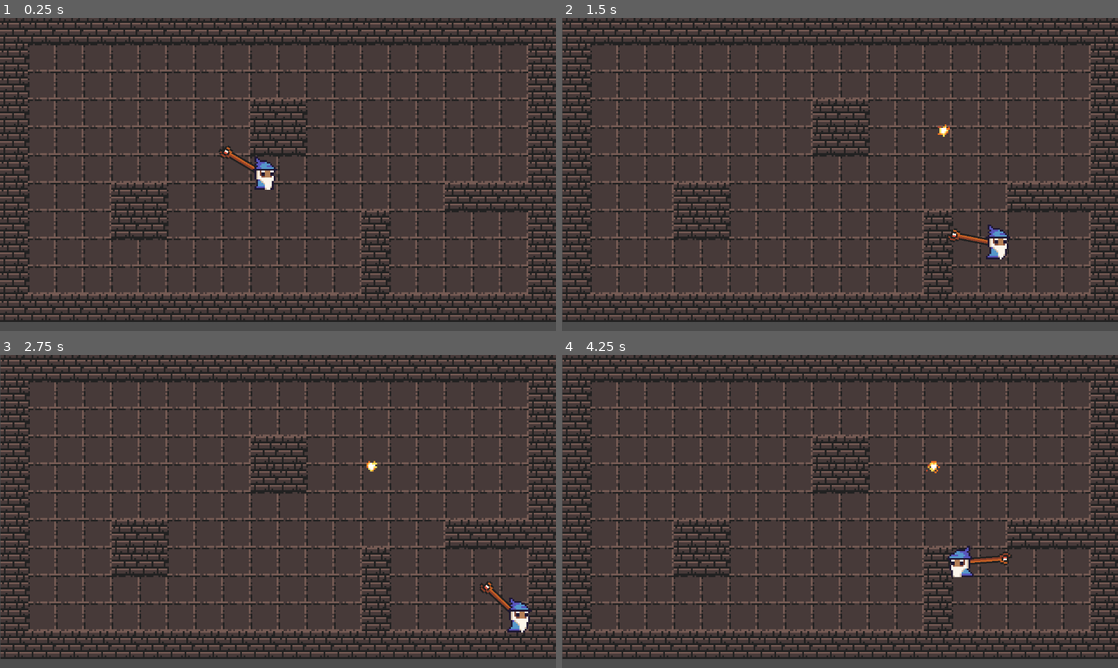
Above: before the commit, frames 1-4 (two rows, left to right).
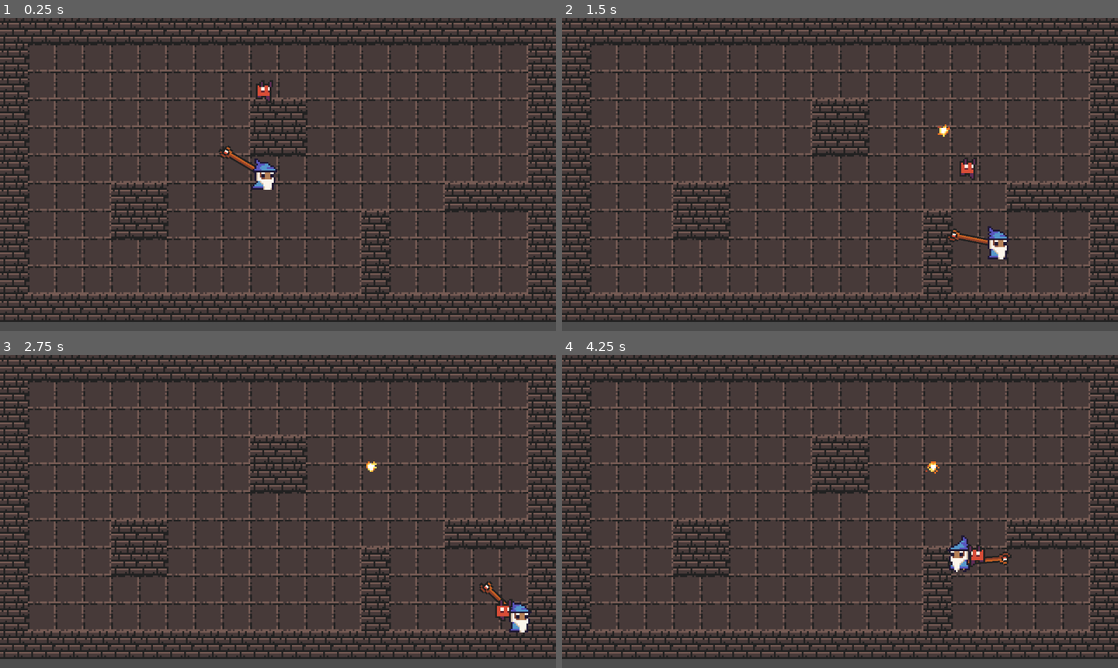
Above: after the commit, the same moments.

Repository: dsaltares/gmtk-2019
Game: Godot game, scene res://Playground.tscn
Same seed, same stepped clock (60 frames per second), same inputs: the game is played once before the commit and once after it.
Inputs (mouse positions are in pixels of both pictures, inside the frame that each line leads up to):
- Up to frame 1 (0.25 s): no input
- Up to frame 2 (1.5 s): move the mouse to (962, 158) at 0.52 s; hold Right (move_right) 0.53-1.28 s; click (962, 158) at 0.6 s; move the mouse to (728, 190) at 1.27 s; hold Down (move_down) from 1.28 s (still down); click (728, 190) at 1.35 s
- Up to frame 3 (2.75 s): move the mouse to (333, 442) at 2.02 s; release Down (move_down) at 2.03 s; hold Right (move_right) from 2.03 s (still down); click (333, 442) at 2.1 s
- Up to frame 4 (4.25 s): move the mouse to (812, 574) at 2.77 s; release Right (move_right) at 2.78 s; hold Up (move_up) 2.78-3.53 s; click (812, 574) at 2.85 s; move the mouse to (1006, 558) at 3.52 s; hold Left (move_left) from 3.53 s (still down); click (1006, 558) at 3.6 s

The runs differ from the first frame. In frame 1, 0.3% of the frame differs, in the area x 45-50%, y 19-55%; in frame 2, 4.3%; in frame 3, 4.3%; in frame 4, 4.5%, in the area x 0-100%, y 0-98%.

Commit message:
add enemy with seeking behaviour

Diff:
--- /dev/null
+++ b/game/Enemy.gd
@@ -0,0 +1,60 @@
+extends KinematicBody2D
+
+const MAX_SPEED = 150
+const TIME_TO_MAX_SPEED = 0.2
+const TIME_TO_HALT = 0.1
+
+onready var ACCELERATION = MAX_SPEED / TIME_TO_MAX_SPEED
+onready var DECELERATION = -MAX_SPEED / TIME_TO_HALT
+
+onready var sprite = $AnimatedSprite
+
+var velocity = Vector2(0, 0)
+var last_horizontal_dir = 0
+var target_position = Vector2(0, 0)
+
+func _ready():
+	$DirectionTimer.start()
+
+func _physics_process(delta):
+	update_movement(delta)
+	update_animation()
+
+func update_movement(delta):
+	var move_dir = Vector2(
+		target_position.x - position.x,
+		target_position.y - position.y
+	)
+
+	var distance_to_target = move_dir.length_squared()
+
+	if position.distance_squared_to(target_position) > 100:
+		var path = $Navigation2D.get_simple_path(global_position, target_position)
+		move_dir = move_dir.normalized()
+
+		var speed = velocity.length()
+		if move_dir.length_squared() > 0:
+			speed = min(speed + ACCELERATION * delta, MAX_SPEED)
+			velocity = move_dir * speed
+		else:
+			speed = max(speed + DECELERATION * delta, 0)
+			velocity = velocity.normalized() * speed
+
+		if velocity.x != 0:
+			last_horizontal_dir = sign(velocity.x)
+
+		sprite.flip_h = last_horizontal_dir < 0
+		move_and_slide(velocity)
+
+func update_animation():
+	var animation = null
+	if velocity.length_squared() > 0:
+		animation = 'run'
+	else:
+		animation = 'idle'
+
+	if animation != sprite.animation and animation != null:
+		sprite.animation = animation
+
+func _on_player_moved(player_position):
+	target_position = player_position
--- /dev/null
+++ b/game/Enemy.tscn
@@ -0,0 +1,52 @@
+[gd_scene load_steps=12 format=2]
+
+[ext_resource path="res://Enemy.gd" type="Script" id=1]
+[ext_resource path="res://imp/imp_idle_anim_f0.png" type="Texture" id=2]
+[ext_resource path="res://imp/imp_idle_anim_f1.png" type="Texture" id=3]
+[ext_resource path="res://imp/imp_idle_anim_f2.png" type="Texture" id=4]
+[ext_resource path="res://imp/imp_idle_anim_f3.png" type="Texture" id=5]
+[ext_resource path="res://imp/imp_run_anim_f0.png" type="Texture" id=6]
+[ext_resource path="res://imp/imp_run_anim_f1.png" type="Texture" id=7]
+[ext_resource path="res://imp/imp_run_anim_f2.png" type="Texture" id=8]
+[ext_resource path="res://imp/imp_run_anim_f3.png" type="Texture" id=9]
+
+[sub_resource type="SpriteFrames" id=1]
+animations = [ {
+"frames": [ ExtResource( 2 ), ExtResource( 3 ), ExtResource( 4 ), ExtResource( 5 ) ],
+"loop": true,
+"name": "idle",
+"speed": 4.0
+}, {
+"frames": [ ExtResource( 6 ), ExtResource( 7 ), ExtResource( 8 ), ExtResource( 9 ) ],
+"loop": true,
+"name": "run",
+"speed": 10.0
+}, {
+"frames": [ ExtResource( 2 ) ],
+"loop": true,
+"name": "hit",
+"speed": 5.0
+} ]
+
+[sub_resource type="RectangleShape2D" id=2]
+extents = Vector2( 3.56351, 4.79846 )
+
+[node name="Enemy" type="KinematicBody2D"]
+collision_mask = 22
+script = ExtResource( 1 )
+
+[node name="AnimatedSprite" type="AnimatedSprite" parent="."]
+position = Vector2( -0.184418, -5.16351 )
+frames = SubResource( 1 )
+animation = "run"
+playing = true
+
+[node name="CollisionShape2D" type="CollisionShape2D" parent="."]
+position = Vector2( 0.507599, -3.91588 )
+shape = SubResource( 2 )
+
+[node name="DirectionTimer" type="Timer" parent="."]
+wait_time = 0.5
+
+[node name="Navigation2D" type="Navigation2D" parent="."]
+[connection signal="timeout" from="DirectionTimer" to="." method="_on_DirectionTimer_timeout"]
--- a/game/Player.gd
+++ b/game/Player.gd
@@ -1,6 +1,8 @@
+
 extends KinematicBody2D
 
 signal camera_shake_requested
+signal position_changed
 
 const MAX_SPEED = 200
 const TIME_TO_MAX_SPEED = 0.2
@@ -22,10 +24,14 @@
 
 var can_shoot = true
 
+func _ready():
+	emit_signal("position_changed", position)
+
 func _physics_process(delta):
 	update_movement(delta)
 	update_weapon()
 	update_animation()
+
 
 func update_movement(delta):
 	var move_dir = Vector2(
@@ -44,6 +50,9 @@
 
 	if velocity.x != 0:
 		last_horizontal_dir = sign(velocity.x)
+
+	if speed > 0:
+		emit_signal("position_changed", global_position)
 
 	sprite.flip_h = last_horizontal_dir < 0
 	move_and_slide(velocity)
--- a/game/Player.tscn
+++ b/game/Player.tscn
@@ -17,18 +17,18 @@
 animations = [ {
 "frames": [ ExtResource( 3 ), ExtResource( 4 ), ExtResource( 5 ), ExtResource( 6 ) ],
 "loop": true,
+"name": "idle",
+"speed": 4.0
+}, {
+"frames": [ ExtResource( 7 ), ExtResource( 8 ), ExtResource( 9 ), ExtResource( 10 ) ],
+"loop": true,
 "name": "run",
 "speed": 10.0
 }, {
-"frames": [ ExtResource( 7 ) ],
+"frames": [ ExtResource( 11 ) ],
 "loop": true,
 "name": "hit",
 "speed": 5.0
-}, {
-"frames": [ ExtResource( 8 ), ExtResource( 9 ), ExtResource( 10 ), ExtResource( 11 ) ],
-"loop": true,
-"name": "idle",
-"speed": 4.0
 } ]
 
 [sub_resource type="RectangleShape2D" id=2]
--- /dev/null
+++ b/game/Playground.gd
@@ -0,0 +1,6 @@
+extends Node2D
+
+signal player_moved
+
+func _on_Player_position_changed(player_position):
+	emit_signal("player_moved", player_position)
--- a/game/Playground.tscn
+++ b/game/Playground.tscn
@@ -1,24 +1,36 @@
-[gd_scene load_steps=5 format=2]
+[gd_scene load_steps=6 format=2]
 
-[ext_resource path="res://tileset.tres" type="TileSet" id=1]
-[ext_resource path="res://Player.tscn" type="PackedScene" id=2]
-[ext_resource path="res://Camera.tscn" type="PackedScene" id=3]
-[ext_resource path="res://crosshair/Crosshair.gd" type="Script" id=4]
+[ext_resource path="res://Playground.gd" type="Script" id=1]
+[ext_resource path="res://tileset.tres" type="TileSet" id=2]
+[ext_resource path="res://Player.tscn" type="PackedScene" id=3]
+[ext_resource path="res://Enemy.tscn" type="PackedScene" id=4]
+[ext_resource path="res://crosshair/Crosshair.gd" type="Script" id=5]
 
 [node name="Root" type="Node2D"]
+script = ExtResource( 1 )
 
-[node name="TileMap" type="TileMap" parent="."]
-tile_set = ExtResource( 1 )
+[node name="Navigation2D" type="Navigation2D" parent="."]
+
+[node name="TileMap" type="TileMap" parent="Navigation2D"]
+tile_set = ExtResource( 2 )
 cell_size = Vector2( 16, 16 )
 collision_layer = 4
 collision_mask = 27
 format = 1
 tile_data = PoolIntArray( -131079, 1, 0, -131078, 1, 0, -131077, 1, 0, -131076, 1, 0, -131075, 1, 0, -131074, 1, 0, -13 …(2910 unchanged characters)…
 
-[node name="Player" parent="." instance=ExtResource( 2 )]
+[node name="Player" parent="." instance=ExtResource( 3 )]
 position = Vector2( 39.5838, 43.0714 )
 
-[node name="Camera" parent="." instance=ExtResource( 3 )]
+[node name="Enemy" parent="." instance=ExtResource( 4 )]
+position = Vector2( 39.0717, -7.13219 )
+
+[node name="Camera2D" type="Camera2D" parent="."]
+position = Vector2( 47.939, 43.1494 )
+current = true
+zoom = Vector2( 0.25, 0.25 )
 
 [node name="Crosshair" type="Node" parent="."]
-script = ExtResource( 4 )
+script = ExtResource( 5 )
+[connection signal="player_moved" from="." to="Enemy" method="_on_player_moved"]
+[connection signal="position_changed" from="Player" to="." method="_on_Player_position_changed"]
Binary file added: game/imp/imp_idle_anim_f0.png
Not shown, added: game/imp/imp_idle_anim_f0.png.import
Binary file added: game/imp/imp_idle_anim_f1.png
Not shown, added: game/imp/imp_idle_anim_f1.png.import
Binary file added: game/imp/imp_idle_anim_f2.png
Not shown, added: game/imp/imp_idle_anim_f2.png.import
Binary file added: game/imp/imp_idle_anim_f3.png
Not shown, added: game/imp/imp_idle_anim_f3.png.import
Binary file added: game/imp/imp_run_anim_f0.png
Not shown, added: game/imp/imp_run_anim_f0.png.import
Binary file added: game/imp/imp_run_anim_f1.png
Not shown, added: game/imp/imp_run_anim_f1.png.import
(and 5 more such lines)
